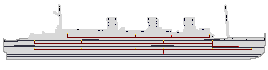
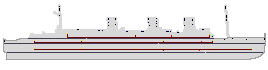
Before/after of a 268x70 layered artwork. What changed in the layer stack:
painted on "Electrical" over [34, 41, 239, 54]
painted on "Ship" over [4, 38, 265, 57]
